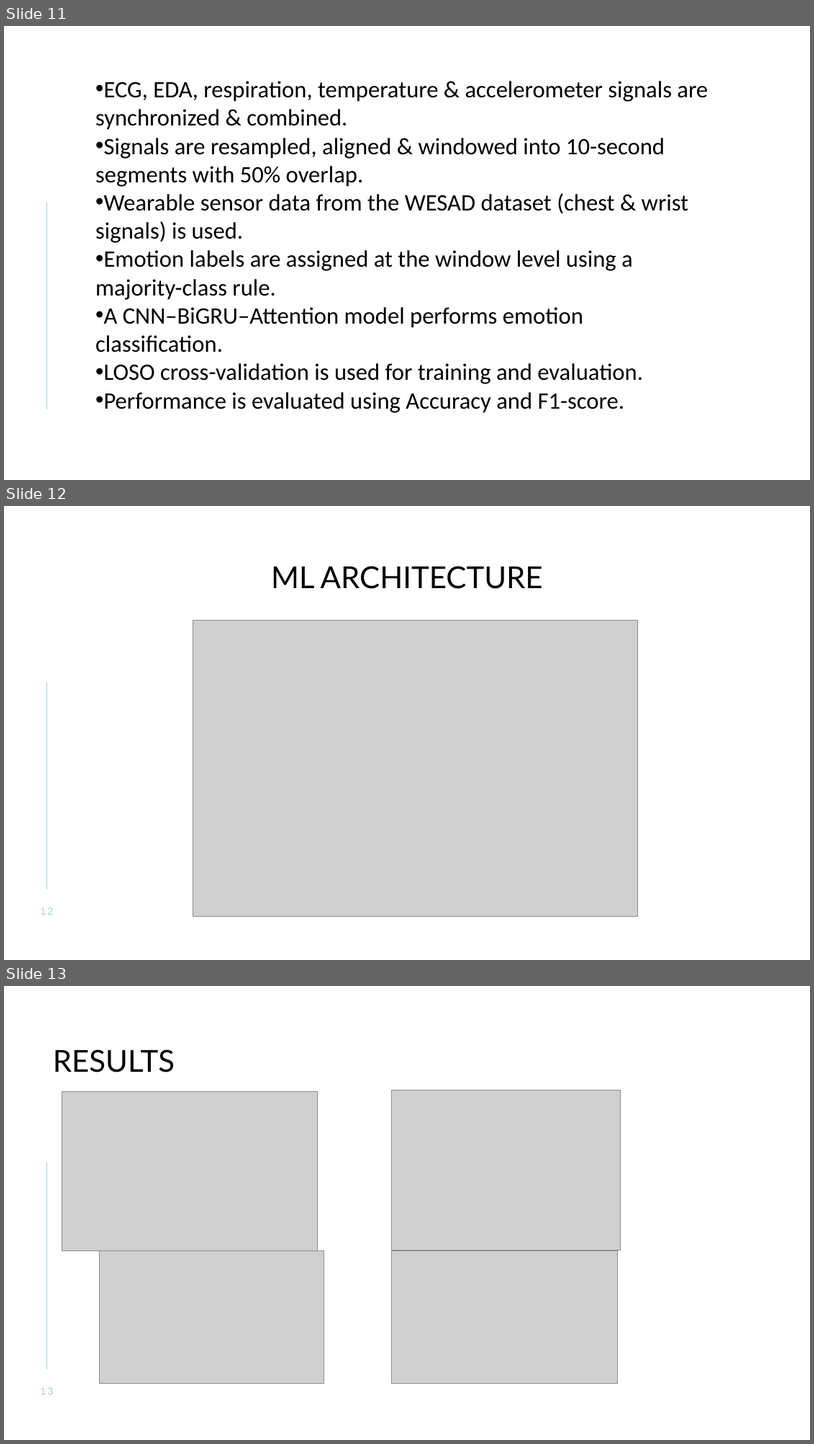
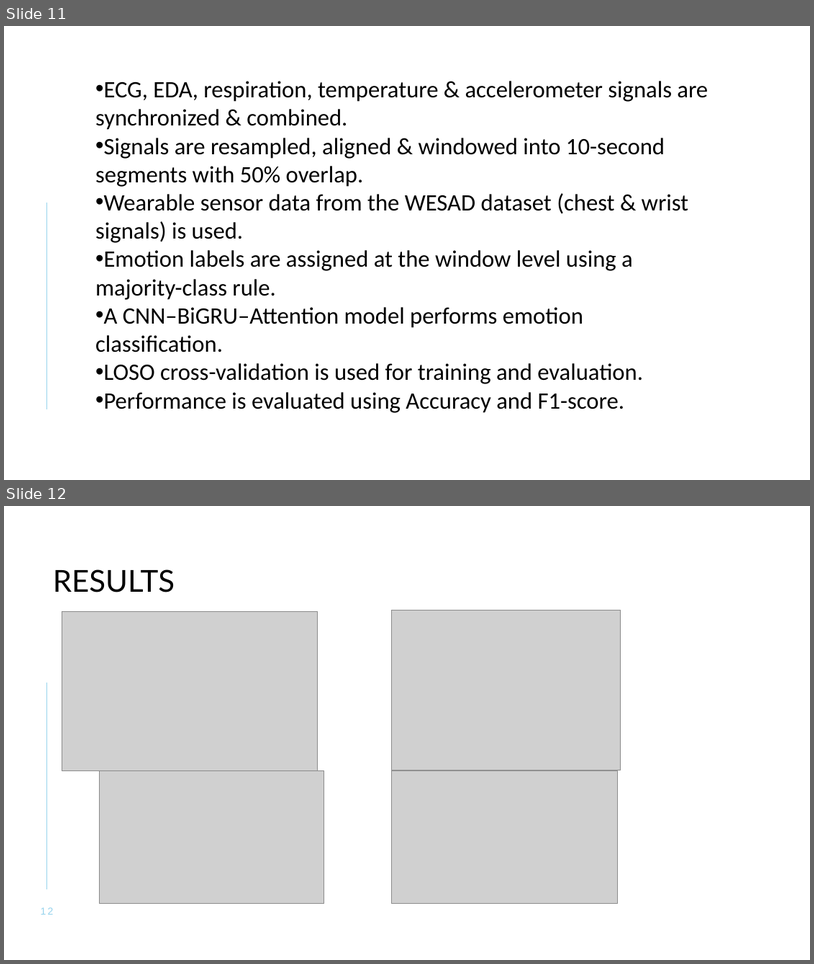
Before and after one commit to UnrivalledHitman/Wearable-Sensor-Data-Analytics, a slide deck: Related Work/Our Work/Research PPT.pptx. Shown one above the other, each under a label of ours: slides 11, 12 and 13 before the commit, slides 11 and 12 after it. The pictures are 814x1444 and 814x964 pixels, drawn with LibreOffice and Linux fonts; fonts in the diff are those of the drawing; grey boxes stand for pictures. Boxes give left, top, right and bottom in pixels: in the first picture for what was removed or moved away, otherwise in the second. Text is boxed around its words. In the diff, an @@ line names an element or a change of style, - is before the commit and + after.

```diff
--- a/Related Work/Our Work/Research PPT.pptx
+++ b/Related Work/Our Work/Research PPT.pptx
@@ slide 12 removed at [4,506,810,960], background #FFFFFF; not listed: 1 template element that a slide beside it also shows @@
@@ text removed at [271,566,543,589] @@
-ML ARCHITECTURE
@@ picture removed at [193,620,638,916] @@
@@ page number removed at [41,907,54,914] @@
-12
@@ what was slide 13 is now slide 12 @@
```
Also in this commit, not shown: 3 slides changed, 1 other file.
